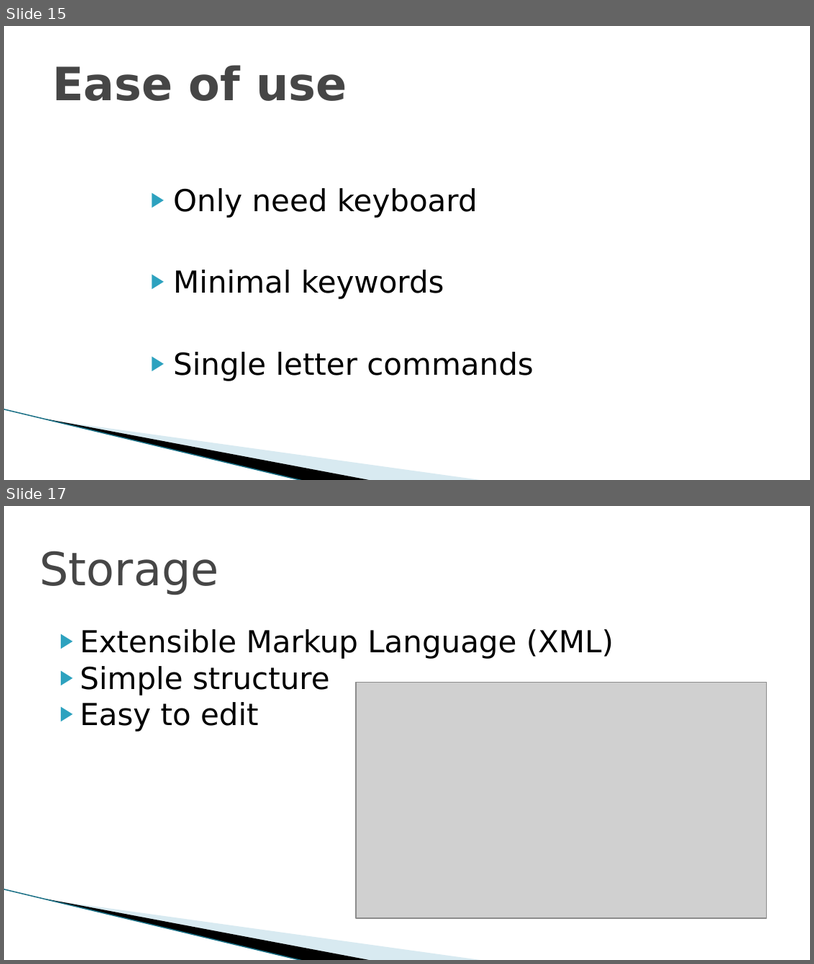
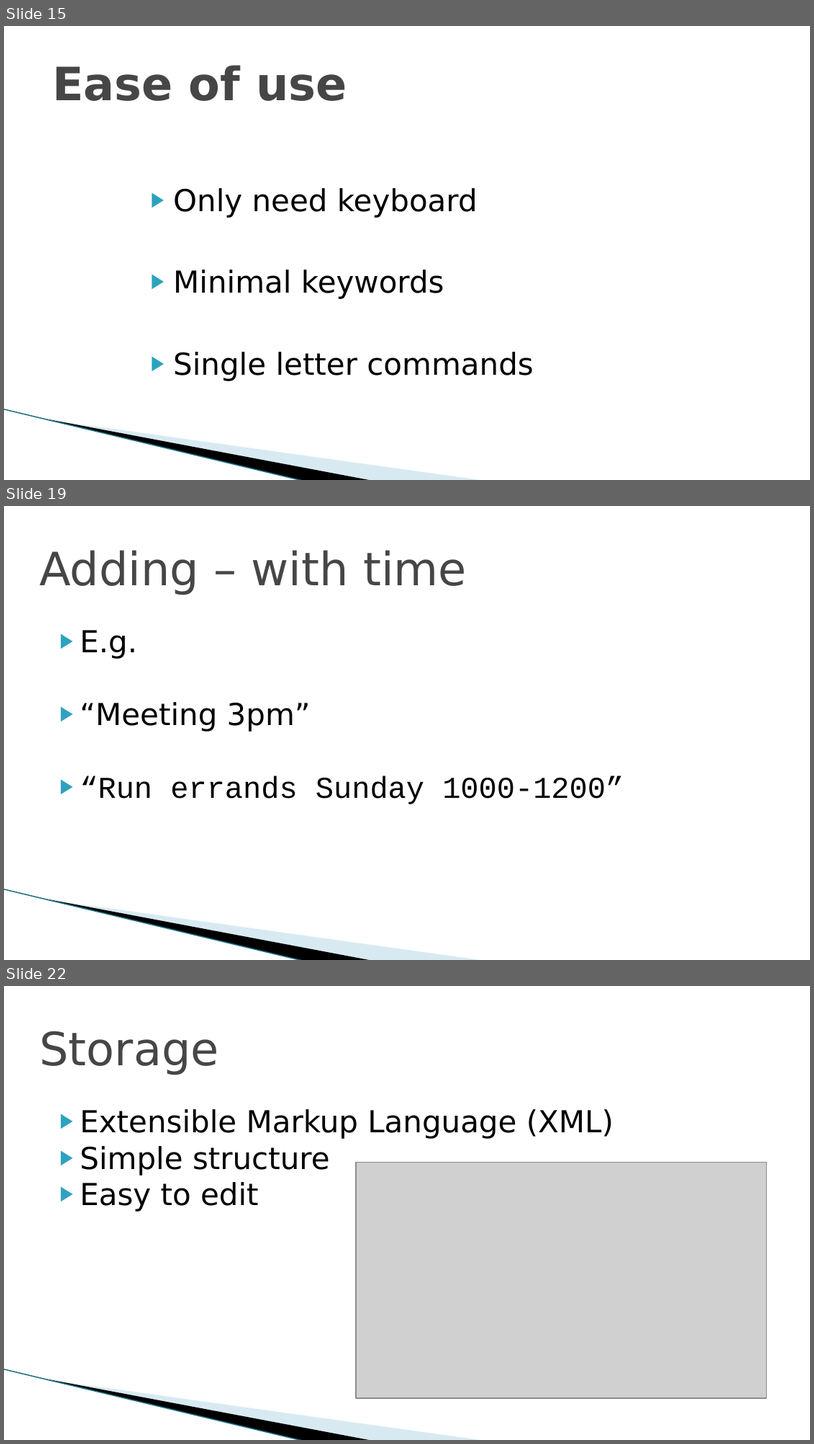
Before and after one commit to riwu/CS2101, a slide deck: WURI OP2.pptx. Shown one above the other, each under a label of ours: slides 15 and 17 before the commit, slides 15, 19 and 22 after it; the slides between them are not shown. The pictures are 814x964 and 814x1444 pixels, drawn with LibreOffice and Linux fonts; fonts in the diff are those of the drawing; grey boxes stand for pictures; background and template pictures are left out. Boxes give left, top, right and bottom in pixels: in the first picture for what was removed or moved away, otherwise in the second. Text is boxed around its words. In the diff, an @@ line names an element or a change of style, - is before the commit and + after.

```diff
--- a/WURI OP2.pptx
+++ b/WURI OP2.pptx
@@ slide 19 added at (4,506,810,960), background #FFFFFF; not listed: 3 template elements that a slide beside it also shows @@
@@ title added at (39,550,467,595), 41 pt, text #464646 @@
+Adding – with time
@@ text added at (80,630,624,804), 27 pt, text #000000 @@
+▶ E.g.
+▶ “Meeting 3pm”
+▶ “Run errands Sunday 1000-1200”
@@ what was slide 17 is now slide 22 @@
```
Also in this commit, not shown: 4 other slides added.
